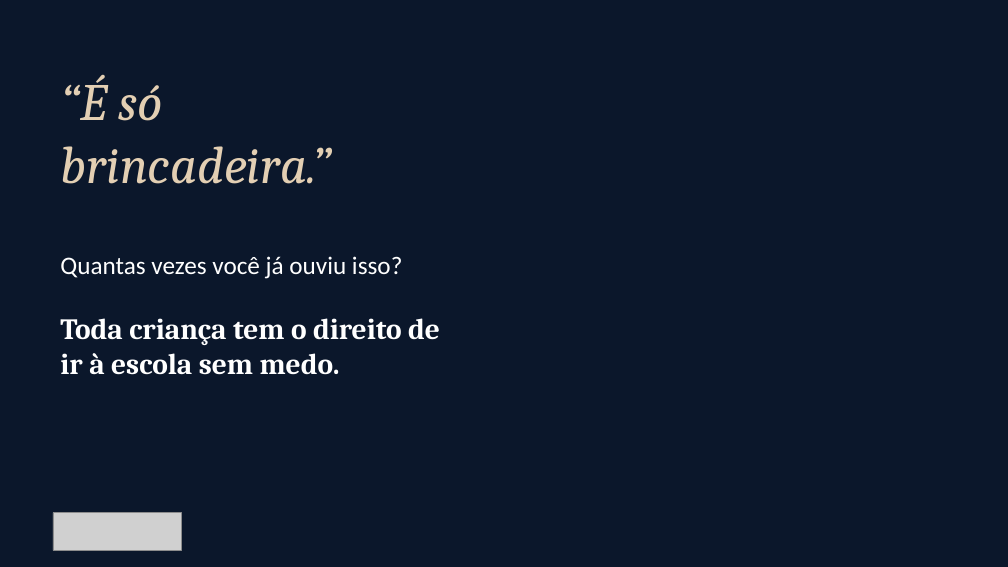
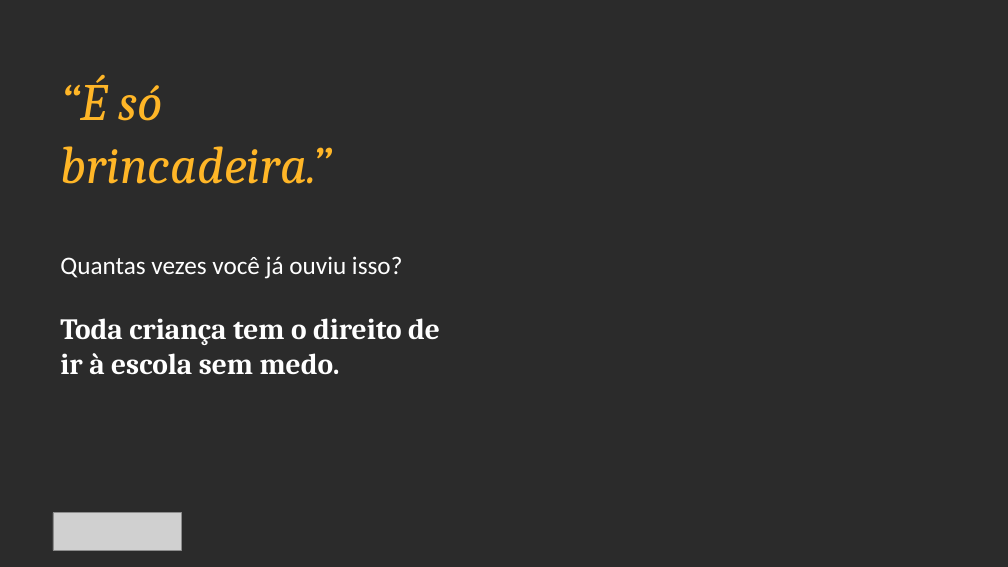
Before and after one commit to ebarroso12/ocorpoexplica, a slide deck: slide 2 of apresentacoes/bullying-saude-mental-escola.pptx. Drawn at 1008x567 pixels with LibreOffice and Linux fonts; fonts in the diff are those of the drawing; grey boxes stand for pictures; background and template pictures are left out; a plain dark background stands for a picture behind light text. Boxes give left, top, right and bottom in pixels: in the first picture for what was removed or moved away, otherwise in the second. Text is boxed around its words. In the diff, an @@ line names an element or a change of style, - is before the commit and + after.

```diff
--- a/apresentacoes/bullying-saude-mental-escola.pptx
+++ b/apresentacoes/bullying-saude-mental-escola.pptx
@@ rectangle removed at (0,0,1008,567) @@
@@ text "“É só" at (60,74,332,184): text colour #E3CFB3 to #FFB627 @@
```
Also in this commit, not shown: 12 other slides changed, 26 other files.
